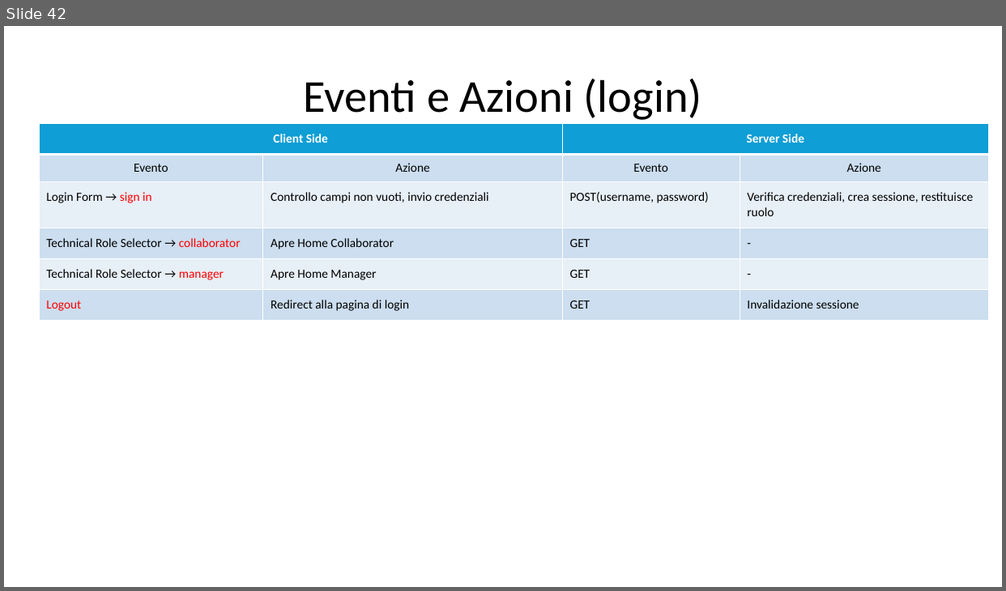
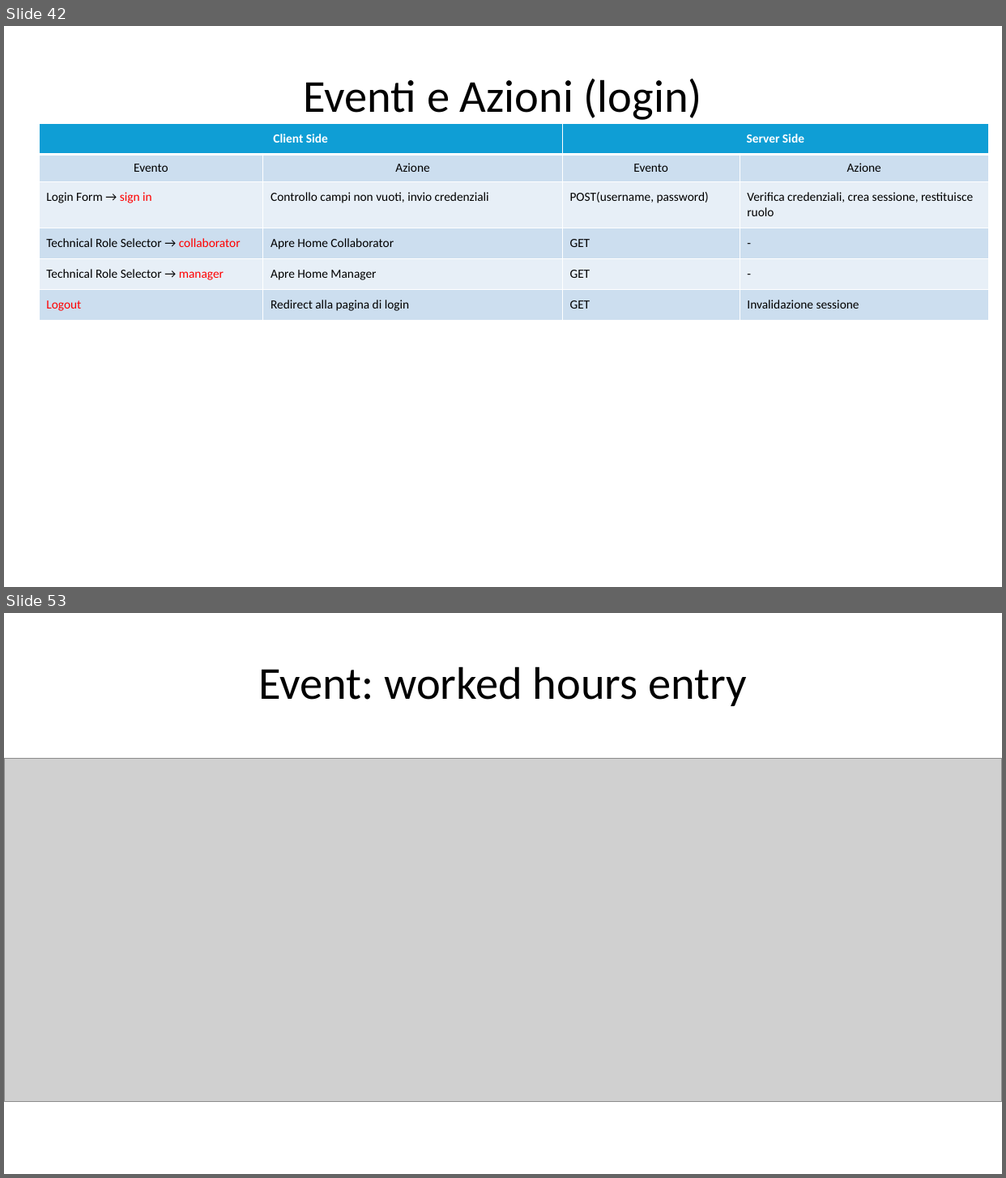
Before and after one commit to gilbertobrambilla/tiw-2026-html, a slide deck: docs/TIW_documentazione.pptx. Shown one above the other, each under a label of ours: slide 42 before the commit, slides 42 and 53 after it; the slides between them are not shown. The pictures are 1006x591 and 1006x1178 pixels, drawn with LibreOffice and Linux fonts; fonts in the diff are those of the drawing; grey boxes stand for pictures. Boxes give left, top, right and bottom in pixels: in the first picture for what was removed or moved away, otherwise in the second. Text is boxed around its words. In the diff, an @@ line names an element or a change of style, - is before the commit and + after.

```diff
--- a/docs/TIW_documentazione.pptx
+++ b/docs/TIW_documentazione.pptx
@@ slide 53 added at <box>4,613,1002,1174</box>, background #FFFFFF @@
@@ text added at <box>258,666,748,706</box>, 44 pt, text #000000 @@
+Event: worked hours entry
@@ picture added at <box>4,758,1002,1101</box> @@
```
Also in this commit, not shown: 12 slides changed, 3 other slides added.
